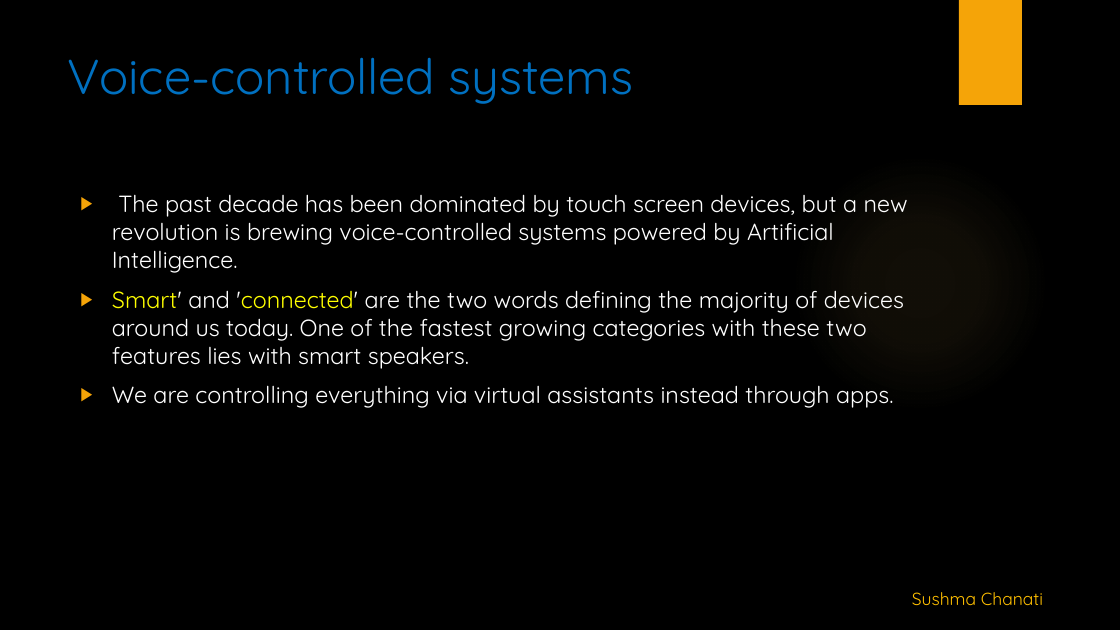
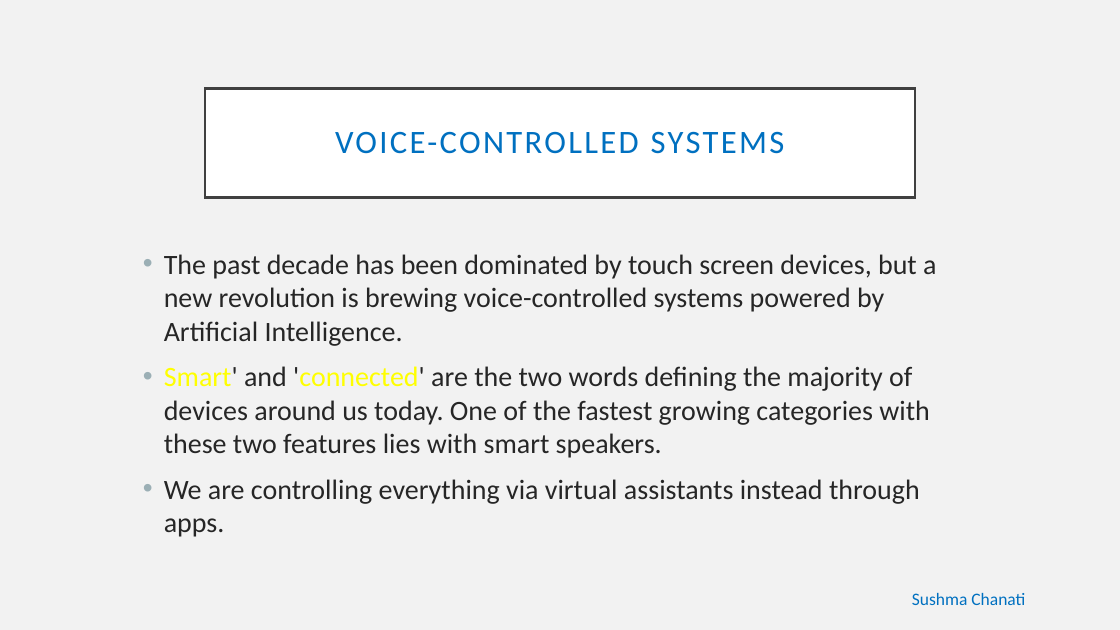
Before and after one commit to alekhyajaddu/alexa-project, a slide deck: slide 6 of Alexa ppt.pptx. Drawn at 1120x630 pixels with LibreOffice and Linux fonts; fonts in the diff are those of the drawing; background and template pictures are left out. Boxes give left, top, right and bottom in pixels: in the first picture for what was removed or moved away, otherwise in the second. Text is boxed around its words. In the diff, an @@ line names an element or a change of style, - is before the commit and + after.

```diff
--- a/Alexa ppt.pptx
+++ b/Alexa ppt.pptx
@@ background picture (left out) to #F2F2F2 @@
@@ rectangle removed at (959,0,1022,105) @@
@@ title "VOICE-CONTROLLED SYSTEMS": place and size @@
-title "VOICE-CONTROLLED SYSTEMS" at (68,57,634,104)
+title "VOICE-CONTROLLED SYSTEMS" at (205,88,915,197)
@@ title "VOICE-CONTROLLED SYSTEMS" at (205,88,915,197): vertical alignment top to middle; fill none to #FFFFFF; outline none to #404040 2.5 pt @@
@@ title at (335,131,785,154): text changed; size 42 to 28 pt; font Quicksand to Calibri @@
-Voice-controlled systems
+VOICE-CONTROLLED SYSTEMS
@@ ellipse removed at (791,154,1049,413) @@
@@ text "The past decade has been ...": place and size @@
-text "The past decade has been ..." at (112,194,908,408)
+text "The past decade has been ..." at (164,254,936,537)
@@ text "The past decade has been ..." at (164,254,936,537): size 20 to 24 pt, font Quicksand to Calibri, text colour #FFFFFF to #262626; bullet ▶ to •; bullet colour #F5A408 to #9BAFB5 @@
@@ text "Sushma Chanati" at (912,593,1025,605): font Quicksand to Calibri, text colour #FFC000 to #0070C0 @@
```
Also in this commit, not shown: 18 other slides changed.
